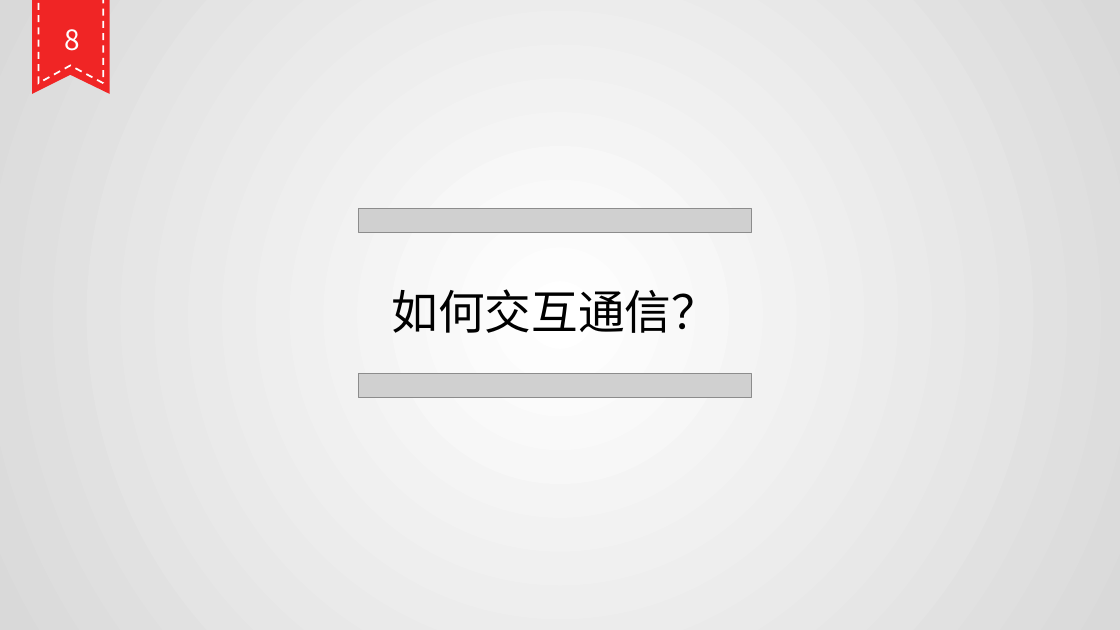
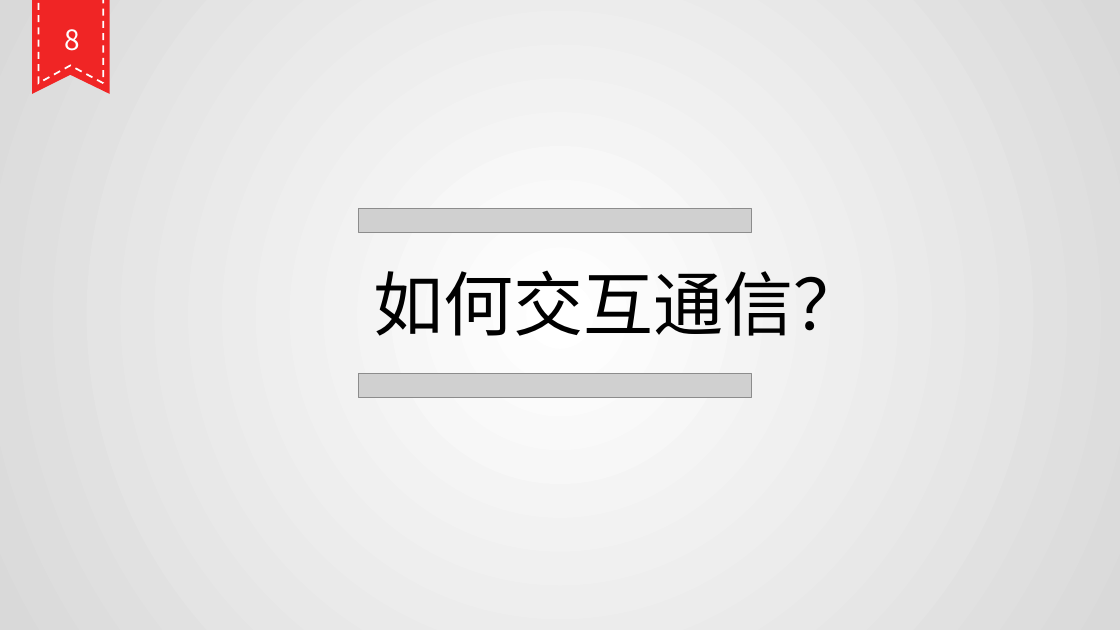
Before and after one commit to wanhl1990/bgp, a slide deck: slide 9 of BGP协议基础篇.pptx. Drawn at 1120x630 pixels with LibreOffice and Linux fonts; fonts in the diff are those of the drawing; grey boxes stand for pictures. Boxes give left, top, right and bottom in pixels: in the first picture for what was removed or moved away, otherwise in the second. Text is boxed around its words. In the diff, an @@ line names an element or a change of style, - is before the commit and + after.

```diff
--- a/BGP协议基础篇.pptx
+++ b/BGP协议基础篇.pptx
@@ text "如何交互通信？": place and size @@
-text "如何交互通信？" at (392, 289, 718, 333)
+text "如何交互通信？" at (374, 270, 864, 336)
@@ text "如何交互通信？" at (374, 270, 864, 336): size 40 to 60 pt @@
```
Also in this commit, not shown: 3 other slides changed, 50 slides added.
